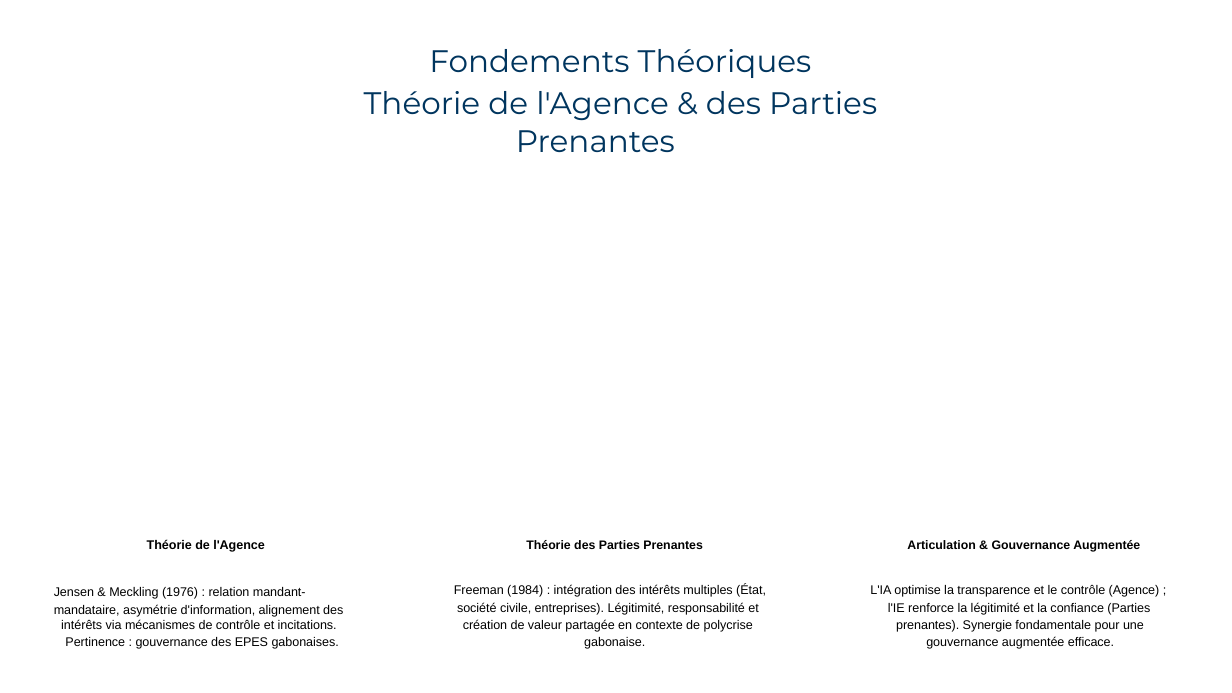
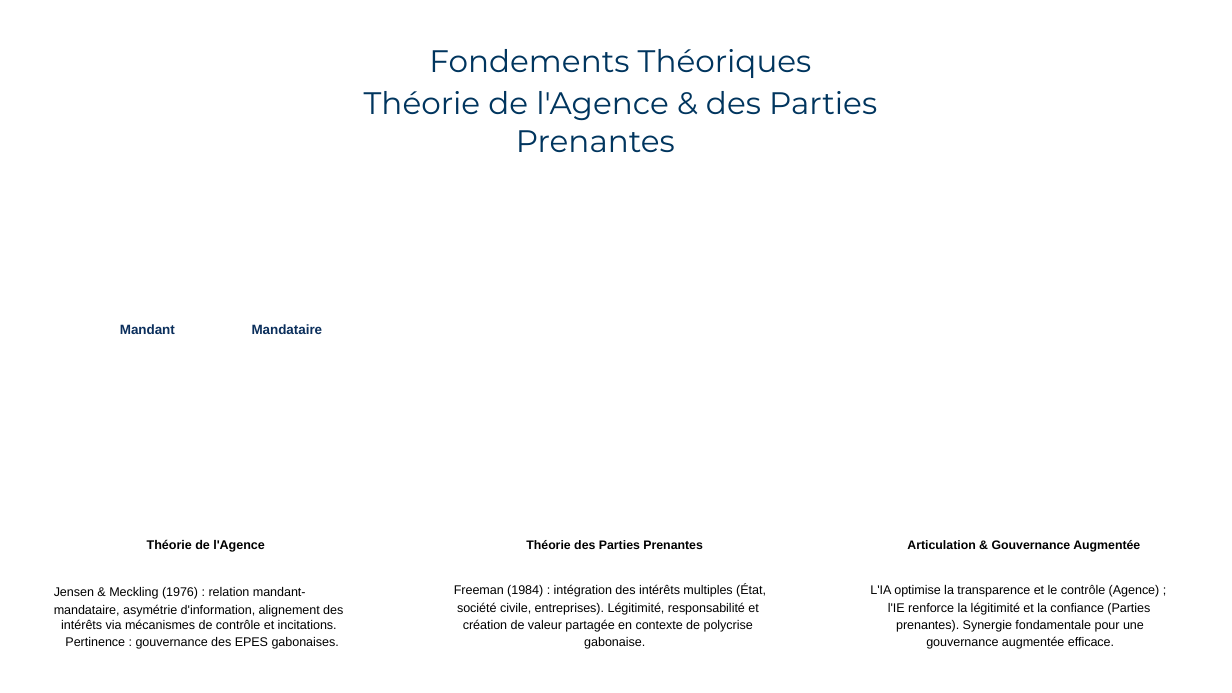
Before and after one commit to Calvin29990/SKEMA-FRONT, a slide deck: slide 5 of soutenance-dba/export/Soutenance-DBA-MINANG-modele-canva-18.pptx. Drawn at 1232x693 pixels with LibreOffice and Linux fonts; fonts in the diff are those of the drawing; background and template pictures are left out. Boxes give left, top, right and bottom in pixels: in the first picture for what was removed or moved away, otherwise in the second. Text is boxed around its words. In the diff, an @@ line names an element or a change of style, - is before the commit and + after.

```diff
--- a/soutenance-dba/export/Soutenance-DBA-MINANG-modele-canva-18.pptx
+++ b/soutenance-dba/export/Soutenance-DBA-MINANG-modele-canva-18.pptx
@@ text added at [120,324,175,334], 10.5 pt, text #0B2F5C, bold @@
+Mandant
@@ text added at [252,324,323,334], 10.5 pt, text #0B2F5C, bold @@
+Mandataire
```
Also in this commit, not shown: 4 other slides changed, 1 slide added, 1 slide removed, 5 other files.
